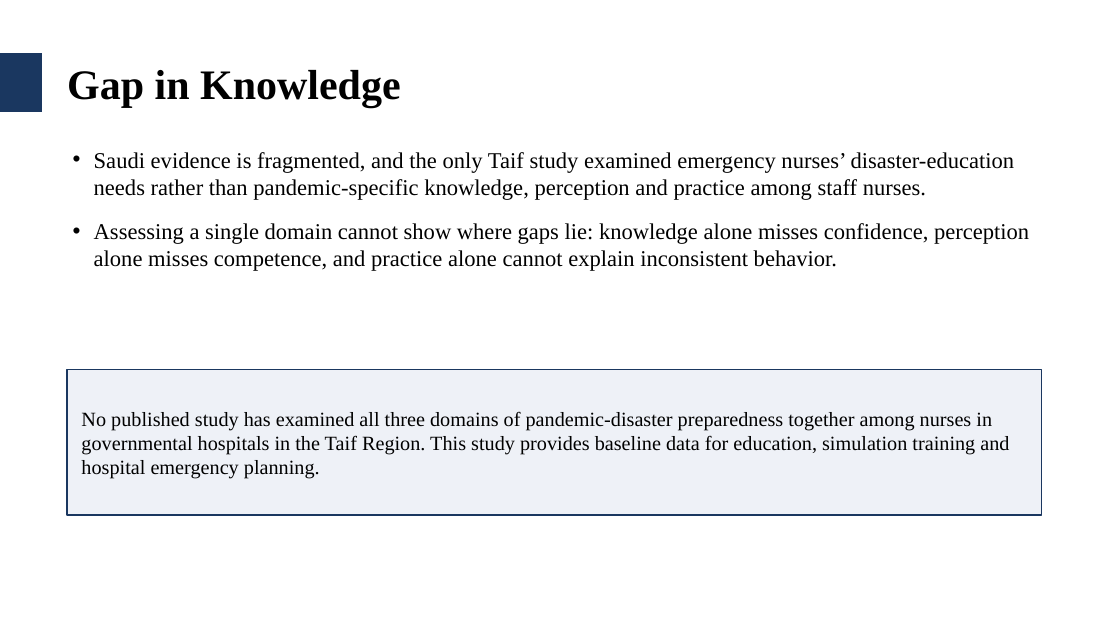
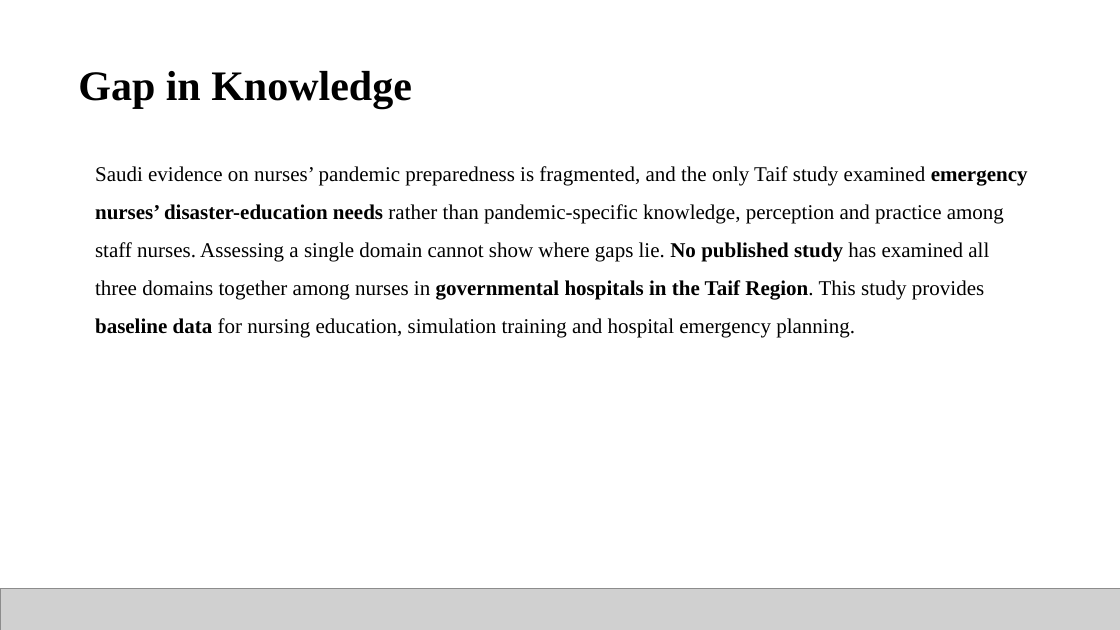
Before and after one commit to alinoshiliabunader-arch/CIPC, a slide deck: slide 13 of Samirah_Alkhaldi_Thesis_Defense.pptx. Drawn at 1120x630 pixels with LibreOffice and Linux fonts; fonts in the diff are those of the drawing; grey boxes stand for pictures; background and template pictures are left out. Boxes give left, top, right and bottom in pixels: in the first picture for what was removed or moved away, otherwise in the second. Text is boxed around its words. In the diff, an @@ line names an element or a change of style, - is before the commit and + after.

```diff
--- a/Samirah_Alkhaldi_Thesis_Defense.pptx
+++ b/Samirah_Alkhaldi_Thesis_Defense.pptx
@@ rectangle removed at [0, 53, 42, 112] @@
@@ text "Gap in Knowledge": place and size @@
-text "Gap in Knowledge" at [67, 70, 401, 107]
+text "Gap in Knowledge" at [78, 71, 412, 108]
@@ text at [95, 166, 1028, 338]: text changed; size 29 to 27 pt @@
-• Saudi evidence is fragmented, and the only Taif study examined emergency nurses’ disaster-education needs rather than pandemic-specific knowledge, perception and practice among staff nurses.
-• Assessing a single domain cannot show where gaps lie: knowledge alone misses confidence, perception alone misses competence, and practice alone cannot explain inconsistent behavior.
+Saudi evidence on nurses’ pandemic preparedness is fragmented, and the only Taif study examined emergency nurses’ disaster-education needs rather than pandemic-specific knowledge, perception and practice among staff nurses. Assessing a single domain cannot show where gaps lie. No published study has examined all three domains together among nurses in governmental hospitals in the Taif Region. This study provides baseline data for nursing education, simulation training and hospital emergency planning.
@@ rectangle removed at [67, 370, 1042, 515] @@
@@ text removed at [81, 411, 1009, 479] @@
-No published study has examined all three domains of pandemic-disaster preparedness together among nurses in governmental hospitals in the Taif Region. This study provides baseline data for education, simulation training and hospital emergency planning.
@@ picture added at [0, 588, 1120, 630] @@
@@ page number removed at [1058, 595, 1103, 623] @@
-13
```
Also in this commit, not shown: 40 other slides changed, 3 slides added, 2 slides removed.
